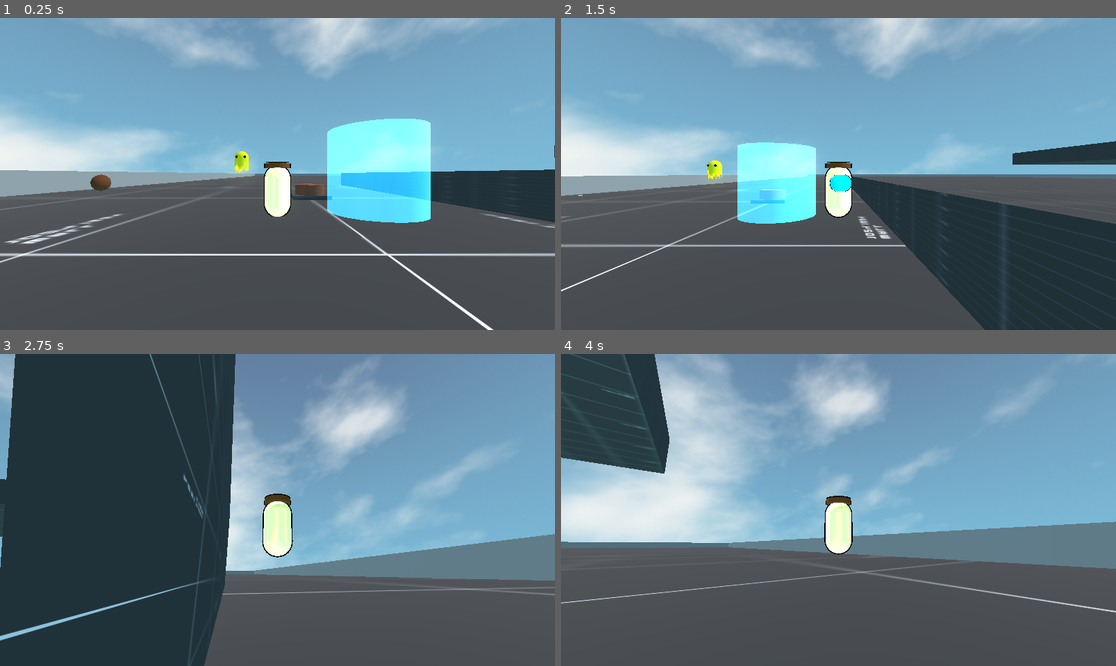
Above: before the commit, frames 1-4 (two rows, left to right).
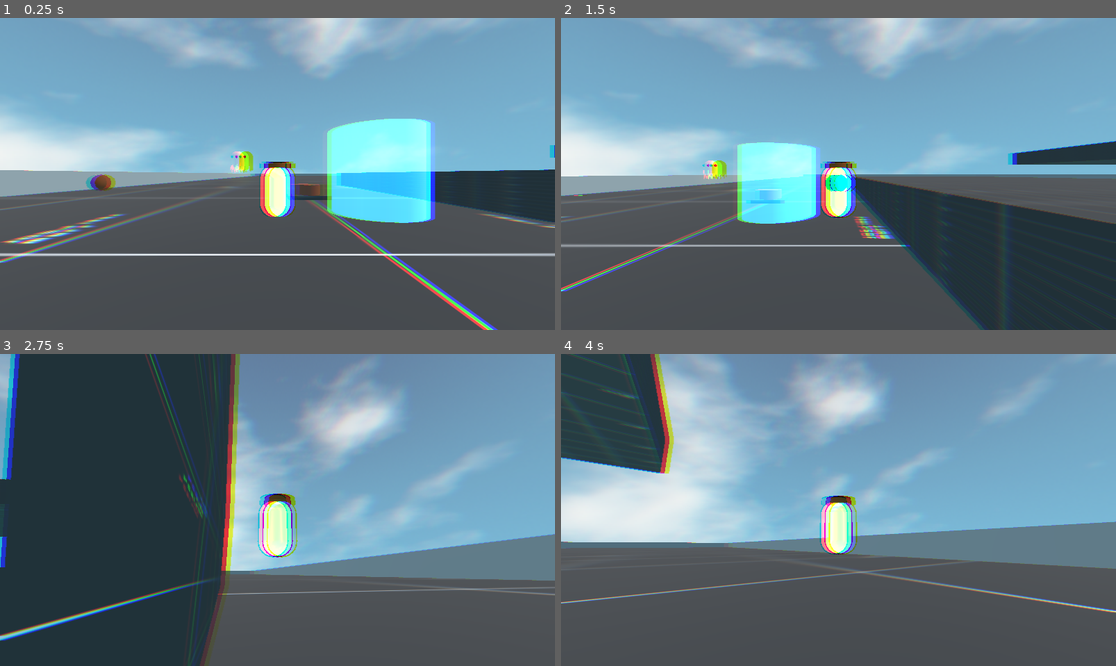
Above: after the commit, the same moments.

Repository: GamedevSuicraft/Laboratorio-de-Sistemas-de-Godot
Game: Godot game, scene res://tests/3d test/3d test scene.tscn
The game is run twice, just before and just after one commit, with the same random seed, the same clock (stepped at 60 frames per second) and the same inputs.
Inputs (mouse positions are in pixels of both pictures, inside the frame that each line leads up to):
- Up to frame 1 (0.25 s): no input
- Up to frame 2 (1.5 s): tap Enter (ui_accept) at 0.5, 0.77 s; move the mouse to (960, 158) at 0.52 s; hold Right (ui_right) 0.53-1.28 s; hold E (interact) 0.53-1.28 s; move the mouse to (727, 189) at 1.27 s; hold Down (ui_down) from 1.28 s (still down); click (727, 189) at 1.35 s
- Up to frame 3 (2.75 s): tap Enter (ui_accept) at 1.52 s; move the mouse to (288, 503) at 2.02 s; release Down (ui_down) at 2.03 s; hold Up (ui_up) from 2.03 s (still down); hold Shift from 2.03 s (still down)
- Up to frame 4 (4 s): keep holding Up (ui_up); move the mouse to (832, 516) at 2.77 s; release Shift at 2.78 s; tap E (interact) at 2.85 s; tap Enter (ui_accept) at 3.02, 3.77 s; move the mouse to (877, 513) at 3.52 s; press the mouse at (877, 513) at 3.53 s

The runs differ from the first frame. In frame 1, 4.4% of the frame differs, in the area x 0-100%, y 4-100%; in frame 2, 3.4%; in frame 3, 4.8%, in the area x 0-100%, y 0-100%; in frame 4, 2.8%.

Commit message:
Cromatic aberration shader

Diff:
--- /dev/null
+++ b/shaders/post-processing/cromaticAberration.gdshader
@@ -0,0 +1,111 @@
+shader_type canvas_item;
+
+/**
+ * Access the rendered screen behind this ColorRect.
+ */
+uniform sampler2D screen_texture : hint_screen_texture, filter_linear_mipmap;
+
+// ==========================================
+// 1. GENERAL SETTINGS
+// ==========================================
+group_uniforms General;
+
+/**
+ * Master intensity multiplier for the chromatic displacement.
+ */
+uniform float strength : hint_range(0.0, 0.05) = 0.008;
+
+/**
+ * Base direction angle in degrees (0 = horizontal, 90 = vertical).
+ */
+uniform float angle_degrees : hint_range(0.0, 360.0) = 0.0;
+
+// ==========================================
+// 2. CHANNEL OFFSETS (RGB)
+// ==========================================
+group_uniforms Channels;
+
+/**
+ * Multiplier along the angle vector for the Red channel.
+ * Default: 1.0 (shifts forward).
+ */
+uniform float red_shift : hint_range(-2.0, 2.0) = 1.0;
+
+/**
+ * Multiplier along the angle vector for the Green channel.
+ * Default: 0.0 (stays centered).
+ */
+uniform float green_shift : hint_range(-2.0, 2.0) = 0.0;
+
+/**
+ * Multiplier along the angle vector for the Blue channel.
+ * Default: -1.0 (shifts in the opposite direction).
+ */
+uniform float blue_shift : hint_range(-2.0, 2.0) = -1.0;
+
+// ==========================================
+// 3. ANIMATION & PULSE
+// ==========================================
+group_uniforms Animation;
+
+/**
+ * Oscillation speed over time. Set to 0.0 to keep it static.
+ */
+uniform float pulse_speed : hint_range(0.0, 20.0) = 0.0;
+
+/**
+ * Minimum baseline strength during the pulse wave (0.0 = fades to zero, 1.0 = constant).
+ */
+uniform float pulse_depth : hint_range(0.0, 1.0) = 0.5;
+
+// ==========================================
+// 4. MASKING & BORDER FALLOFF
+// ==========================================
+group_uniforms Mask;
+
+/**
+ * Controls whether the effect applies uniformly or as a border mask.
+ * 0 = Full screen uniform.
+ * 1 = Radial Border (protects screen center, intensifies at edges).
+ */
+uniform int mask_mode : hint_enum("Full Screen:0", "Radial Border:1") = 0;
+
+/**
+ * Curve falloff when using Radial Border mask mode.
+ */
+uniform float mask_falloff : hint_range(0.5, 4.0) = 2.0;
+
+// ==========================================
+// SHADER LOGIC
+// ==========================================
+group_uniforms; // Resets grouping
+
+void fragment() {
+    // 1. Compute unit vector from angle
+    float rad = radians(angle_degrees);
+    vec2 dir = vec2(cos(rad), sin(rad));
+
+    // 2. Compute dynamic pulse wave
+    float pulse = 1.0;
+    if (pulse_speed > 0.0) {
+        float wave = sin(TIME * pulse_speed) * 0.5 + 0.5;
+        pulse = mix(1.0 - pulse_depth, 1.0, wave);
+    }
+
+    // 3. Optional edge mask
+    float mask = 1.0;
+    if (mask_mode == 1) {
+        vec2 from_center = SCREEN_UV - vec2(0.5);
+        mask = pow(length(from_center) * 1.414, mask_falloff);
+    }
+
+    // Base step vector scaled by global strength, pulse, and mask
+    vec2 base_offset = dir * strength * pulse * mask;
+
+    // 4. Sample each channel with its own dedicated multiplier
+    float r = texture(screen_texture, SCREEN_UV + (base_offset * red_shift)).r;
+    float g = texture(screen_texture, SCREEN_UV + (base_offset * green_shift)).g;
+    float b = texture(screen_texture, SCREEN_UV + (base_offset * blue_shift)).b;
+
+    COLOR = vec4(r, g, b, 1.0);
+}
--- a/tests/3d test/3d test scene.tscn
+++ b/tests/3d test/3d test scene.tscn
@@ -1,19 +1,19 @@
 [gd_scene format=3 uid="uid://l5nf68m1esmb"]
 
-[ext_resource type="Shader" uid="uid://dnclyexp54fhl" path="res://assets/shaders/basic_skyshader.gdshader" id="1_khnuh"]
+[ext_resource type="Shader" uid="uid://dnclyexp54fhl" path="res://shaders/basic_skyshader.gdshader" id="1_khnuh"]
 [ext_resource type="Script" uid="uid://bwgksf4sph6cy" path="res://tests/3d test/sceneScripts/3d_test_scene.gd" id="1_ql6ib"]
 [ext_resource type="Script" uid="uid://dvga0ijjjyy4y" path="res://components/interaction/3D/Interactable3D.gd" id="1_script"]
 [ext_resource type="Texture2D" uid="uid://dtisu7gpgbpxa" path="res://assets/textures/greybox_grey_grid.png" id="1_xd7hw"]
 [ext_resource type="Texture2D" uid="uid://cbxy2c3ewfbbh" path="res://assets/textures/fuzzy_sky-blue_03-1024x512.png" id="2_khnuh"]
 [ext_resource type="PackedScene" uid="uid://cpy2hpdq7bpdf" path="res://tests/3d test/Player3D.tscn" id="3_5k6if"]
-[ext_resource type="Shader" uid="uid://d2kdvjtrh8ydx" path="res://assets/shaders/desintegration.gdshader" id="4_r165k"]
+[ext_resource type="Shader" uid="uid://d2kdvjtrh8ydx" path="res://shaders/desintegration.gdshader" id="4_r165k"]
 [ext_resource type="Script" uid="uid://45dlkvydawkl" path="res://tests/3d test/sceneScripts/desintegratingCube.gd" id="5_hh2p4"]
 [ext_resource type="Script" uid="uid://os5xrw8s1568" path="res://tests/3d test/sceneScripts/node_3d.gd" id="5_khnuh"]
 [ext_resource type="AudioStream" uid="uid://qai5reqmsls0" path="res://assets/audio/SFX/explosion.mp3" id="6_payxv"]
 [ext_resource type="PackedScene" uid="uid://njvrqar7g48e" path="res://tests/3d test/Button.tscn" id="7_5k6if"]
-[ext_resource type="Shader" uid="uid://b5xwlt0yp5cr1" path="res://assets/shaders/post-processing/grayScreen.gdshader" id="8_2uk5l"]
-[ext_resource type="Shader" uid="uid://blcxd3fiterd" path="res://assets/shaders/post-processing/vignette.gdshader" id="9_hp00h"]
-[ext_resource type="Shader" uid="uid://dkq5g0j34gfmi" path="res://assets/shaders/enemyDesintegration.gdshader" id="12_br0mo"]
+[ext_resource type="Shader" uid="uid://b5xwlt0yp5cr1" path="res://shaders/post-processing/grayScreen.gdshader" id="8_2uk5l"]
+[ext_resource type="Shader" uid="uid://dkq5g0j34gfmi" path="res://shaders/enemyDesintegration.gdshader" id="12_br0mo"]
+[ext_resource type="Shader" uid="uid://btb2qctgvwjfe" path="res://shaders/post-processing/cromaticAberration.gdshader" id="14_ql6ib"]
 
 [sub_resource type="ShaderMaterial" id="ShaderMaterial_kkwq4"]
 shader = ExtResource("1_khnuh")
@@ -68,19 +68,6 @@
 [sub_resource type="CylinderShape3D" id="CylinderShape3D_5k6if"]
 height = 4.0
 radius = 2.0
-
-[sub_resource type="ShaderMaterial" id="ShaderMaterial_ek6ti"]
-shader = ExtResource("8_2uk5l")
-shader_parameter/select_grayscale_math_algorithm = 2
-shader_parameter/binarization_threshold_cutoff = 0.5
-
-[sub_resource type="ShaderMaterial" id="ShaderMaterial_j3l4m"]
-shader = ExtResource("9_hp00h")
-shader_parameter/invert_vignette = false
-shader_parameter/vignette_radius = 0.258000012255
-shader_parameter/vignette_softness = 0.5
-shader_parameter/vignette_aspect_ratio = 1.77
-shader_parameter/vignette_color = Color(0, 0, 0, 1)
 
 [sub_resource type="FastNoiseLite" id="FastNoiseLite_us4t6"]
 seed = 51
@@ -112,6 +99,23 @@
 radius = 0.1
 height = 0.2
 
+[sub_resource type="ShaderMaterial" id="ShaderMaterial_ek6ti"]
+shader = ExtResource("8_2uk5l")
+shader_parameter/select_grayscale_math_algorithm = 2
+shader_parameter/binarization_threshold_cutoff = 0.5
+
+[sub_resource type="ShaderMaterial" id="ShaderMaterial_j3l4m"]
+shader = ExtResource("14_ql6ib")
+shader_parameter/strength = 0.008
+shader_parameter/angle_degrees = 0.0
+shader_parameter/red_shift = 1.0
+shader_parameter/green_shift = 0.0
+shader_parameter/blue_shift = -1.0
+shader_parameter/pulse_speed = 0.0
+shader_parameter/pulse_depth = 0.5
+shader_parameter/mask_mode = 0
+shader_parameter/mask_falloff = 2.0
+
 [node name="3dTestScene" type="Node3D" unique_id=1874949410]
 script = ExtResource("1_ql6ib")
 
@@ -187,10 +191,22 @@
 transform = Transform3D(1, 0, 0, 0, 1, 0, 0, 0, 1, 1.6412706, 0.94437623, -5.295821)
 press_offset = Vector3(0, -0.5, 0)
 
+[node name="MeshInstance3D" type="MeshInstance3D" parent="Button" unique_id=1340567503]
+transform = Transform3D(1, 0, 0, 0, 1, 0, 0, 0, 1, -4.817475, 1.8586781, -0.30067158)
+mesh = SubResource("CapsuleMesh_584mt")
+
+[node name="MeshInstance3D" type="MeshInstance3D" parent="Button/MeshInstance3D" unique_id=1636881939]
+transform = Transform3D(1, 0, 0, 0, 1, 0, 0, 0, 1, 0.27279544, 0.5722351, 0.39005995)
+mesh = SubResource("SphereMesh_584mt")
+
+[node name="MeshInstance3D2" type="MeshInstance3D" parent="Button/MeshInstance3D" unique_id=722435028]
+transform = Transform3D(1, 0, 0, 0, 1, 0, 0, 0, 1, -0.27872086, 0.5722351, 0.39005995)
+mesh = SubResource("SphereMesh_584mt")
+
 [node name="CanvasLayer" type="CanvasLayer" parent="." unique_id=1954172218]
-visible = false
 
 [node name="ColorRect2" type="ColorRect" parent="CanvasLayer" unique_id=130882804]
+visible = false
 material = SubResource("ShaderMaterial_ek6ti")
 anchors_preset = 15
 anchor_right = 1.0
@@ -200,9 +216,11 @@
 mouse_filter = 2
 
 [node name="BackBufferCopy" type="BackBufferCopy" parent="CanvasLayer" unique_id=1146626867]
+visible = false
 copy_mode = 2
 
 [node name="ColorRect" type="ColorRect" parent="CanvasLayer" unique_id=1082339680]
+visible = false
 material = SubResource("ShaderMaterial_j3l4m")
 anchors_preset = 15
 anchor_right = 1.0
@@ -211,16 +229,17 @@
 grow_vertical = 2
 mouse_filter = 2
 
-[node name="MeshInstance3D" type="MeshInstance3D" parent="." unique_id=1340567503]
-transform = Transform3D(1, 0, 0, 0, 1, 0, 0, 0, 1, -3.1762042, 2.8030543, -5.596493)
-mesh = SubResource("CapsuleMesh_584mt")
-
-[node name="MeshInstance3D" type="MeshInstance3D" parent="MeshInstance3D" unique_id=1636881939]
-transform = Transform3D(1, 0, 0, 0, 1, 0, 0, 0, 1, 0.27279544, 0.5722351, 0.39005995)
-mesh = SubResource("SphereMesh_584mt")
-
-[node name="MeshInstance3D2" type="MeshInstance3D" parent="MeshInstance3D" unique_id=722435028]
-transform = Transform3D(1, 0, 0, 0, 1, 0, 0, 0, 1, -0.27872086, 0.5722351, 0.39005995)
-mesh = SubResource("SphereMesh_584mt")
+[node name="BackBufferCopy2" type="BackBufferCopy" parent="CanvasLayer" unique_id=94213511]
+visible = false
+copy_mode = 2
+
+[node name="ColorRect3" type="ColorRect" parent="CanvasLayer" unique_id=1995994989]
+material = SubResource("ShaderMaterial_j3l4m")
+anchors_preset = 15
+anchor_right = 1.0
+anchor_bottom = 1.0
+grow_horizontal = 2
+grow_vertical = 2
+mouse_filter = 2
 
 [connection signal="interacted" from="Node3D/Interactable3D" to="Node3D" method="_on_interactable_3d_interacted"]
--- a/tests/3d test/Player3D.tscn
+++ b/tests/3d test/Player3D.tscn
@@ -1,7 +1,7 @@
 [gd_scene format=3 uid="uid://cpy2hpdq7bpdf"]
 
 [ext_resource type="Script" uid="uid://b5tv30cyvgx57" path="res://tests/3d test/sceneScripts/character_body_3d.gd" id="1_r3wmj"]
-[ext_resource type="Shader" uid="uid://dfb3n1pg7spec" path="res://assets/shaders/contour.gdshader" id="2_p7nrp"]
+[ext_resource type="Shader" uid="uid://dfb3n1pg7spec" path="res://shaders/contour.gdshader" id="2_p7nrp"]
 [ext_resource type="Script" uid="uid://d22hs1yfykuqg" path="res://components/movement/3D/Platformer/VelocityComponent3D.gd" id="3_script"]
 [ext_resource type="Script" uid="uid://bcepvku1bq46f" path="res://components/interaction/3D/Interactor3D.gd" id="4_script"]
 [ext_resource type="PackedScene" uid="uid://dtnncs47gb08a" path="res://systems/Camera/3D/ThirdPersonCamera/ThirdPersonCamera.tscn" id="5_lu84o"]
Renamed: assets/shaders/basic_skyshader.gdshader -> shaders/basic_skyshader.gdshader
Renamed: assets/shaders/basic_skyshader.gdshader.uid -> shaders/basic_skyshader.gdshader.uid
Renamed: assets/shaders/contour.gdshader -> shaders/contour.gdshader
Renamed: assets/shaders/contour.gdshader.uid -> shaders/contour.gdshader.uid
Renamed: assets/shaders/desintegration.gdshader -> shaders/desintegration.gdshader
Renamed: assets/shaders/desintegration.gdshader.uid -> shaders/desintegration.gdshader.uid
Renamed: assets/shaders/enemyDesintegration.gdshader -> shaders/enemyDesintegration.gdshader
Renamed: assets/shaders/enemyDesintegration.gdshader.uid -> shaders/enemyDesintegration.gdshader.uid
Not shown, added: shaders/post-processing/cromaticAberration.gdshader.uid
Renamed: assets/shaders/post-processing/grayScreen.gdshader -> shaders/post-processing/grayScreen.gdshader
Renamed: assets/shaders/post-processing/grayScreen.gdshader.uid -> shaders/post-processing/grayScreen.gdshader.uid
Renamed: assets/shaders/post-processing/vignette.gdshader -> shaders/post-processing/vignette.gdshader
(and 1 more such lines)
